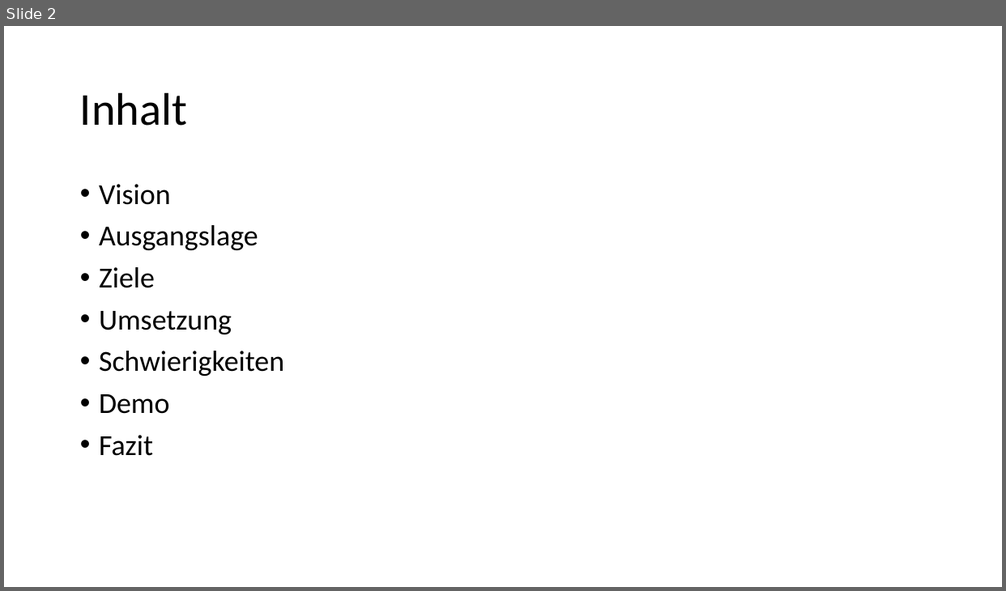
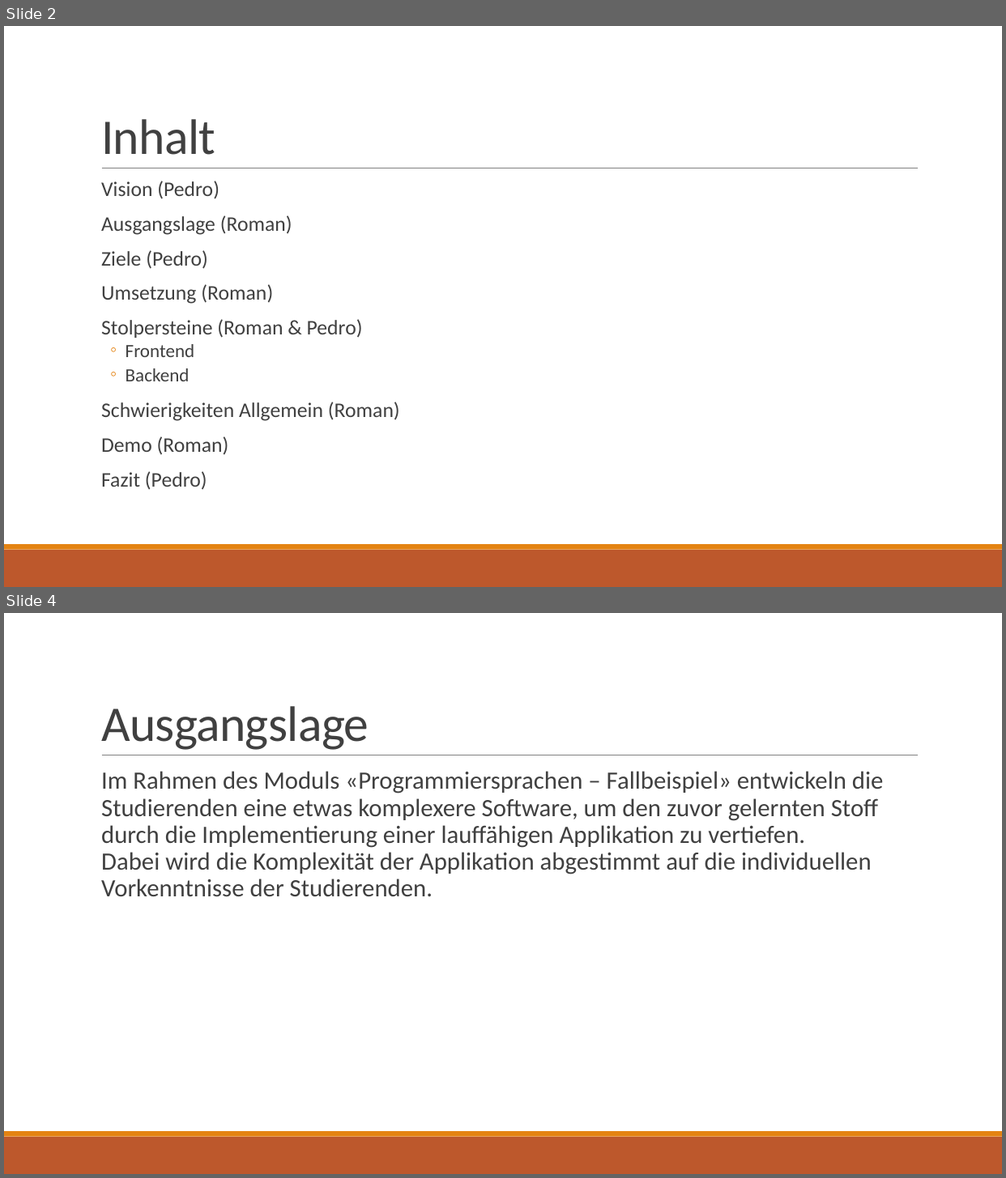
Before and after one commit to HolzbaumStudios/CookBook, a slide deck: Docs/Präsentation_Kochbuch.pptx. Shown one above the other, each under a label of ours: slide 2 before the commit, slides 2 and 4 after it; the slides between them are not shown. The pictures are 1006x591 and 1006x1178 pixels, drawn with LibreOffice and Linux fonts; fonts in the diff are those of the drawing. Boxes give left, top, right and bottom in pixels: in the first picture for what was removed or moved away, otherwise in the second. Text is boxed around its words. In the diff, an @@ line names an element or a change of style, - is before the commit and + after.

Commit message:
Praesentation
+ Teil Roman Präsi

```diff
--- a/Docs/Präsentation_Kochbuch.pptx
+++ b/Docs/Präsentation_Kochbuch.pptx
@@ slide 4 added at (4,613,1002,1174), background #FFFFFF; not listed: 3 template elements that a slide beside it also shows @@
@@ title added at (101,706,368,750), 48 pt, text #404040 @@
+Ausgangslage
@@ text added at (101,771,884,897), 24 pt, text #404040 @@
+  Im Rahmen des Moduls «Programmiersprachen – Fallbeispiel» entwickeln die Studierenden eine etwas komplexere Software, um den zuvor gelernten Stoff durch die Implementierung einer lauffähigen Applikation zu vertiefen.
+  Dabei wird die Komplexität der Applikation abgestimmt auf die individuellen Vorkenntnisse der Studierenden.
@@ slide 2 changed as well @@
@@ title "Inhalt": place and size @@
-title "Inhalt" at (80,92,187,126)
+title "Inhalt" at (101,119,215,155)
@@ title "Inhalt" at (101,119,215,155): size 44 to 48 pt, text colour #000000 to #404040, letter spacing 0 to -0.5 pt; line spacing 0.9 to 0.85; vertical alignment middle to bottom @@
@@ line added from (102, 169) to (918, 169), #808080 0.5 pt @@
@@ text at (101,181,400,490): text changed; size 28 to 20 pt; text colour #000000 to #404040 @@
-• Vision
-• Ausgangslage
-• Ziele
-• Umsetzung
-• Schwierigkeiten
-• Demo
-• Fazit
+  Vision (Pedro)
+  Ausgangslage (Roman)
+  Ziele (Pedro)
+  Umsetzung (Roman)
+  Stolpersteine (Roman & Pedro)
+  ◦ Frontend
+  ◦ Backend
+  Schwierigkeiten Allgemein (Roman)
+  Demo (Roman)
+  Fazit (Pedro)
@@ rectangle added at (4,550,1002,587), fill #BD582C @@
@@ rectangle added at (4,544,1002,550), fill #E48312 @@
```
Also in this commit, not shown: 1 other slide changed, 12 other slides added, 2 other files.
